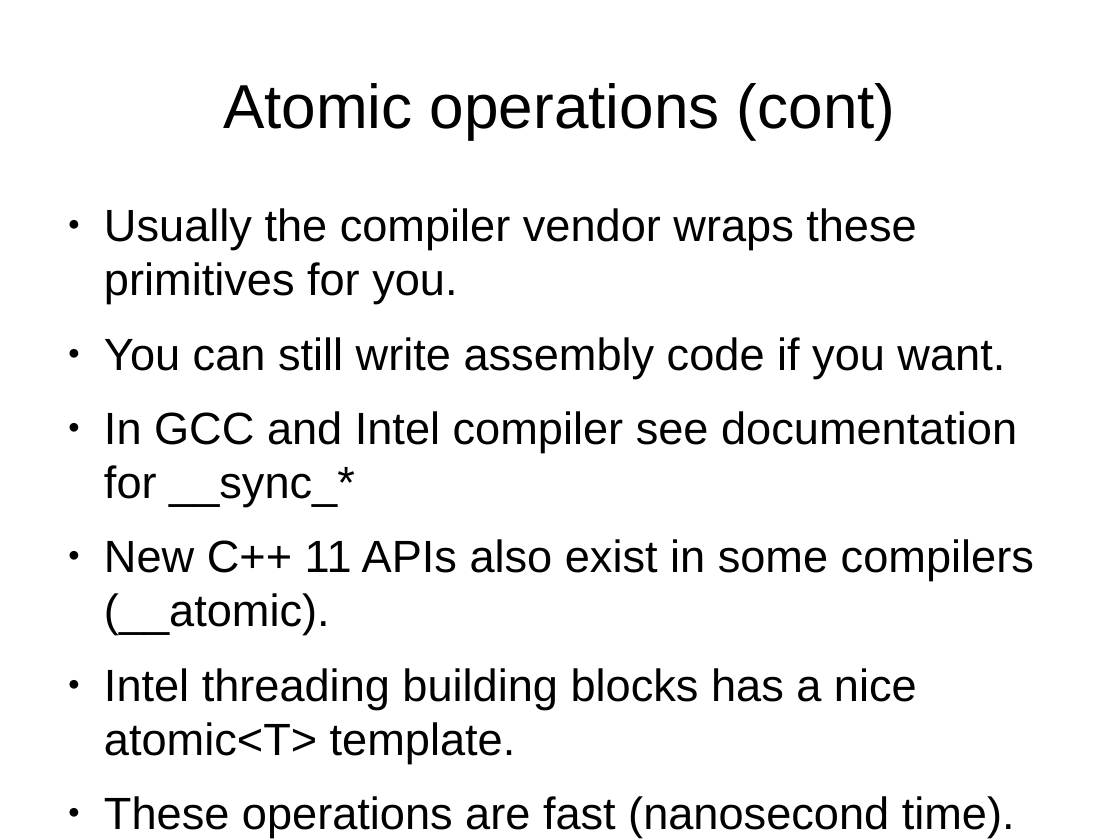
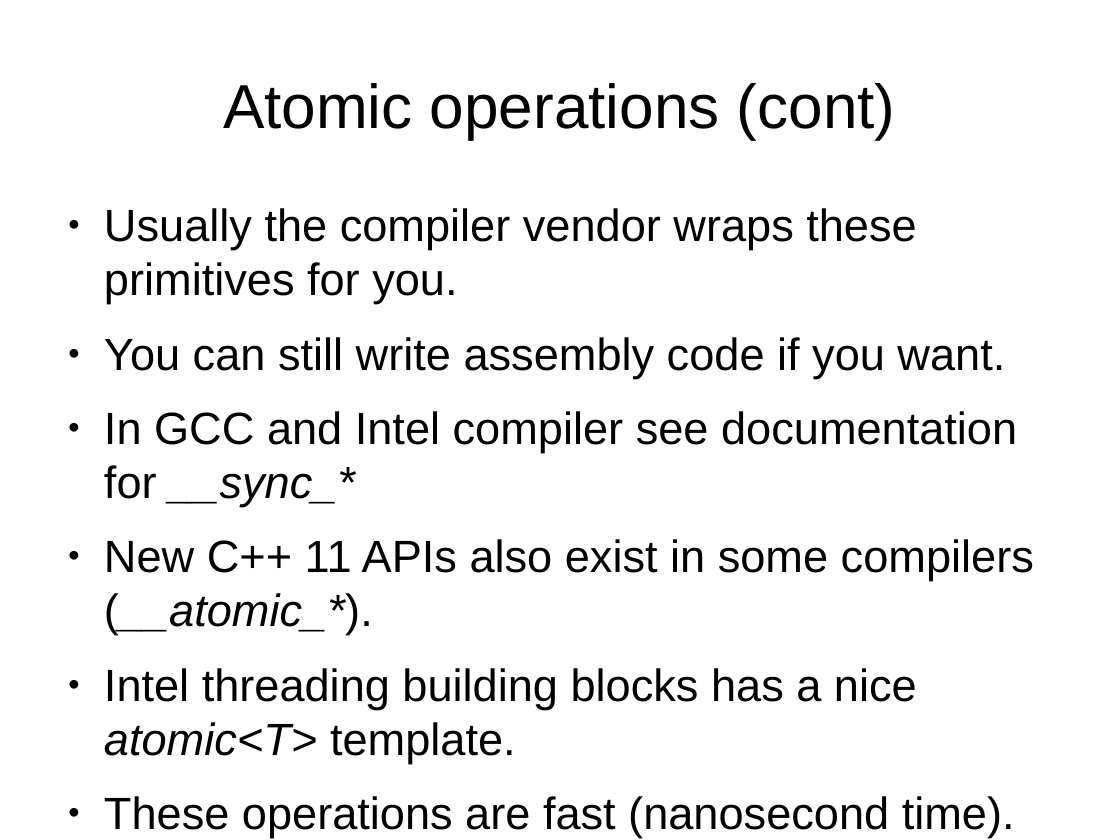
Before and after one commit to veltzer/demos-linux, a slide deck: slide 44 of doc/odp/multicore.odp. Drawn at 1120x840 pixels with LibreOffice and Linux fonts; fonts in the diff are those of the drawing. Boxes give left, top, right and bottom in pixels: in the first picture for what was removed or moved away, otherwise in the second. Text is boxed around its words. In the diff, an @@ line names an element or a change of style, - is before the commit and + after.

```diff
--- a/doc/odp/multicore.odp
+++ b/doc/odp/multicore.odp
@@ text at (104, 411, 1017, 763): italic on in "__sync_*", "atomic<T>" @@
@@ text at (104, 539, 1034, 635): text changed @@
-● New C++ 11 APIs also exist in some compilers (__atomic).
+● New C++ 11 APIs also exist in some compilers (__atomic_*).
```
Also in this commit, not shown: 5 other slides changed.
